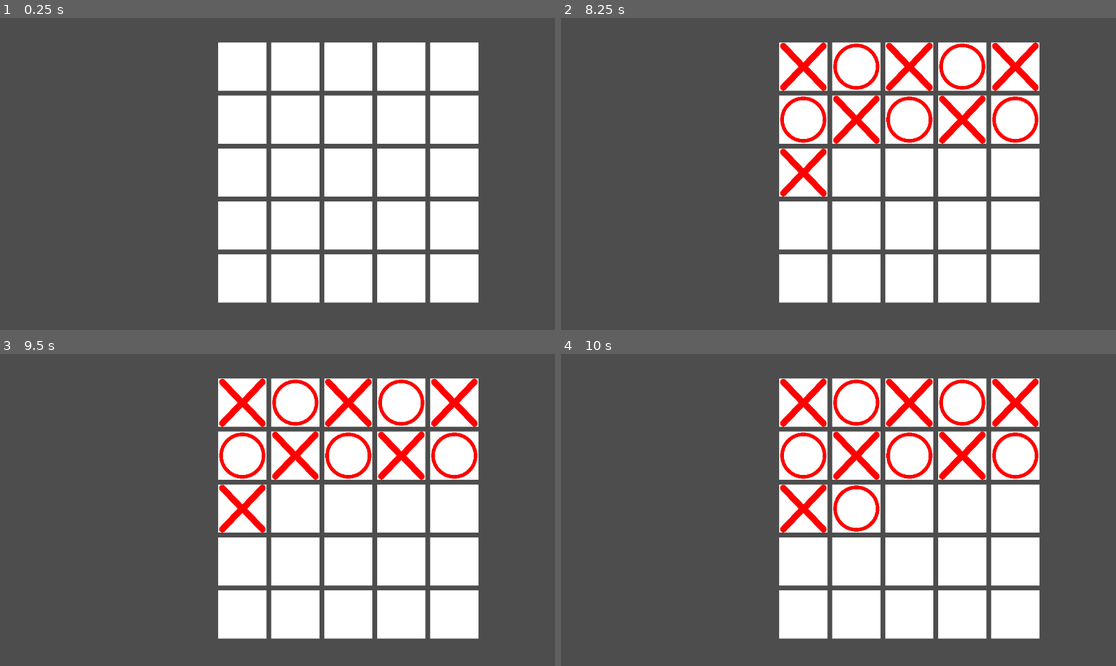
Above: before the commit, frames 1-4 (two rows, left to right).
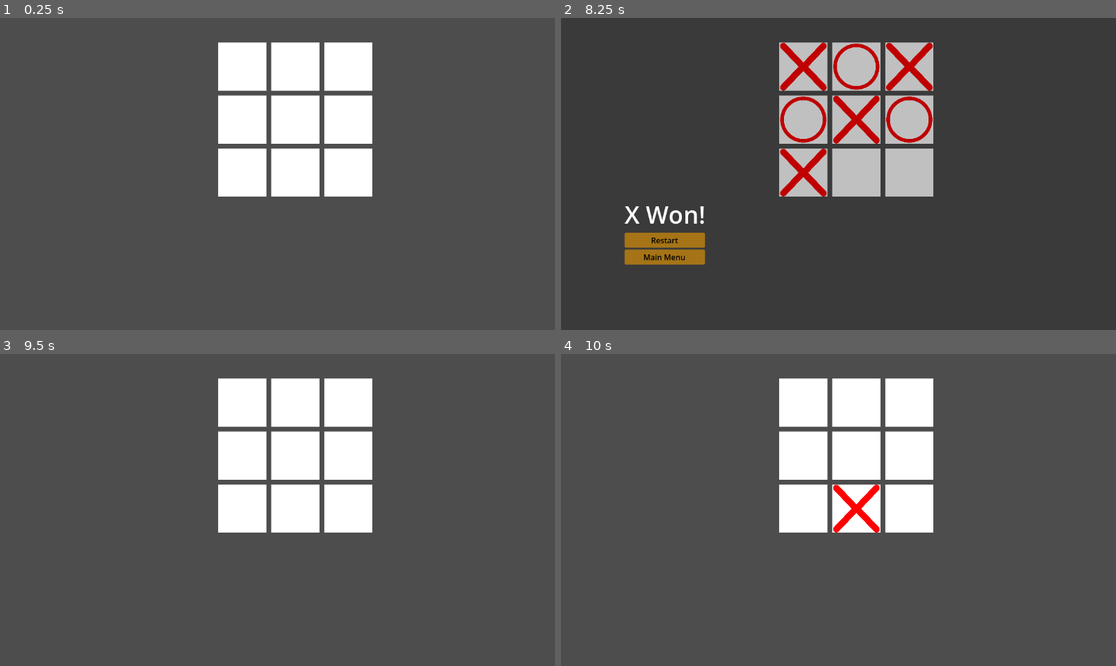
Above: after the commit, the same moments.

Repository: kurikosancode/tic-tac-toe
Game: Godot game, scene res://scene/tic_tac_toe.tscn
Two runs of this game, one before a commit and one after it. Both use one fixed random seed, a clock stepped at 60 frames per second and the inputs below.
Inputs (mouse positions are in pixels of both pictures, inside the frame that each line leads up to):
- Up to frame 1 (0.25 s): no input
- Up to frame 2 (8.25 s): tap Enter at 0.5, 2, 3.5 s; move the mouse to (805, 67) at 0.52 s; click (805, 67) at 0.67 s; tap Space at 1.25, 2.75, 4.25 s; move the mouse to (855, 67) at 1.27 s; click (855, 67) at 1.42 s; move the mouse to (910, 67) at 2.02 s; click (910, 67) at 2.17 s; move the mouse to (960, 67) at 2.77 s; click (960, 67) at 2.92 s; move the mouse to (1016, 67) at 3.52 s; click (1016, 67) at 3.67 s; move the mouse to (805, 120) at 4.27 s; click (805, 120) at 4.42 s; move the mouse to (855, 120) at 5.02 s; click (855, 120) at 5.17 s; move the mouse to (910, 120) at 5.77 s; click (910, 120) at 5.92 s; move the mouse to (960, 120) at 6.52 s; click (960, 120) at 6.67 s; move the mouse to (1016, 120) at 7.27 s; click (1016, 120) at 7.42 s; move the mouse to (805, 174) at 8.02 s; click (805, 174) at 8.17 s
- Up to frame 3 (9.5 s): click (105, 575) at 8.75 s, where only the run after the commit has a clickable "Restart"
- Up to frame 4 (10 s): move the mouse to (855, 510) at 9.52 s; click (855, 510) at 9.67 s

The runs differ from the first frame. In frame 1, 22% of the frame differs, in the area x 39-87%, y 7-92%; in frame 2, 36%, in the area x 11-87%, y 7-92%; in frame 3, 25%; in frame 4, 25%.

Commit message:
added draw and restart

Diff:
--- a/project.godot
+++ b/project.godot
@@ -18,6 +18,7 @@
 [autoload]
 
 GameManager="*uid://dt12wl0fe8kw0"
+SceneManager="*uid://2382i5vwlhd6"
 
 [physics]
 
--- /dev/null
+++ b/scene/main_menu.tscn
@@ -0,0 +1,5 @@
+[gd_scene format=3 uid="uid://bhtxyplrmr5sq"]
+
+[node name="MainMenu" type="Control" unique_id=519075577]
+layout_mode = 3
+anchors_preset = 0
--- a/scene/tic_tac_toe.tscn
+++ b/scene/tic_tac_toe.tscn
@@ -3,6 +3,30 @@
 [ext_resource type="Script" uid="uid://bjd3ppfrjop8m" path="res://script/tic_tac_toe.gd" id="1_r3y54"]
 [ext_resource type="PackedScene" uid="uid://cgpmcpa5p4t2h" path="res://global/GridManager.tscn" id="2_r3y54"]
 [ext_resource type="Script" uid="uid://bmf5h1xwmbxgr" path="res://script/board.gd" id="3_cc6up"]
+
+[sub_resource type="StyleBoxFlat" id="StyleBoxFlat_cc6up"]
+content_margin_left = 4.0
+content_margin_top = 4.0
+content_margin_right = 4.0
+content_margin_bottom = 4.0
+bg_color = Color(0.93032813, 0.6053126, 0, 0.6)
+corner_radius_top_left = 3
+corner_radius_top_right = 3
+corner_radius_bottom_right = 3
+corner_radius_bottom_left = 3
+corner_detail = 5
+
+[sub_resource type="StyleBoxFlat" id="StyleBoxFlat_lq3o6"]
+content_margin_left = 4.0
+content_margin_top = 4.0
+content_margin_right = 4.0
+content_margin_bottom = 4.0
+bg_color = Color(0.6139069, 0.3927364, 0, 0.6)
+corner_radius_top_left = 3
+corner_radius_top_right = 3
+corner_radius_bottom_right = 3
+corner_radius_bottom_left = 3
+corner_detail = 5
 
 [node name="TicTacToe" type="Node2D" unique_id=1997590801]
 script = ExtResource("1_r3y54")
@@ -17,14 +41,6 @@
 layer = 10
 follow_viewport_enabled = true
 
-[node name="Label" type="Label" parent="CanvasLayer" unique_id=68331185]
-offset_left = 145.0
-offset_top = 248.0
-offset_right = 444.0
-offset_bottom = 317.0
-theme_override_font_sizes/font_size = 50
-text = "Wassap nigg"
-
 [node name="ColorRect" type="ColorRect" parent="CanvasLayer" unique_id=315868178]
 anchors_preset = 15
 anchor_right = 1.0
@@ -34,3 +50,33 @@
 mouse_filter = 2
 color = Color(0, 0, 0, 0.24705882)
 metadata/_edit_use_anchors_ = true
+
+[node name="CenterContainer" type="CenterContainer" parent="CanvasLayer" unique_id=1746426852]
+offset_left = 132.0
+offset_top = 373.0
+offset_right = 172.0
+offset_bottom = 413.0
+
+[node name="VBoxContainer" type="VBoxContainer" parent="CanvasLayer/CenterContainer" unique_id=853507595]
+layout_mode = 2
+
+[node name="Label" type="Label" parent="CanvasLayer/CenterContainer/VBoxContainer" unique_id=68331185]
+layout_mode = 2
+theme_override_font_sizes/font_size = 50
+text = "Wassap nigg"
+
+[node name="Button" type="Button" parent="CanvasLayer/CenterContainer/VBoxContainer" unique_id=519819015]
+layout_mode = 2
+theme_override_colors/font_color = Color(0, 0, 0, 1)
+theme_override_styles/normal = SubResource("StyleBoxFlat_cc6up")
+theme_override_styles/hover = SubResource("StyleBoxFlat_lq3o6")
+text = "Restart"
+
+[node name="Button2" type="Button" parent="CanvasLayer/CenterContainer/VBoxContainer" unique_id=159801609]
+layout_mode = 2
+theme_override_colors/font_color = Color(0, 0, 0, 1)
+theme_override_styles/normal = SubResource("StyleBoxFlat_cc6up")
+theme_override_styles/hover = SubResource("StyleBoxFlat_lq3o6")
+text = "Main Menu"
+
+[connection signal="pressed" from="CanvasLayer/CenterContainer/VBoxContainer/Button" to="." method="_on_button_pressed"]
--- a/script/constants.gd
+++ b/script/constants.gd
@@ -8,5 +8,8 @@
 const cross_path = "res://assets/cross.png"
 
 const CELL_SIZE = 100
-const CELLS = 5
+const CELLS = 3
 const PADDING = 10
+
+const MENU_PATH = "res://scene/main_menu.tscn"
+const GAME_PATH = "res://scene/tic_tac_toe.tscn"
--- a/script/grid_manager.gd
+++ b/script/grid_manager.gd
@@ -2,6 +2,7 @@
 
 var size
 var grid = []
+var remaining
 
 const cell_state = Constants.CellState
 var turn = cell_state.X
@@ -15,6 +16,7 @@
 
 func init(size: int) -> void:
 	self.size = size
+	self.remaining = size * size
 	init_grid(size)
 
 
@@ -28,8 +30,11 @@
 
 	if turn == cell_state.X: turn = cell_state.O
 	else: turn = cell_state.X
+	remaining -= 1
+	check_if_win(y, x)
+	if remaining == 0 and not GameManager.is_game_over:
+		GameManager.game_over.emit(cell_state.EMPTY)
 
-	check_if_win(y, x)
 
 
 func check_if_win(y: int, x: int) -> void:
--- /dev/null
+++ b/script/scene_manager.gd
@@ -0,0 +1,8 @@
+extends Node
+
+# could make this into a dictionary so that they can just call the dict
+func go_to_menu():
+	get_tree().change_scene_to_file(Constants.MENU_PATH)
+
+func start_game():
+	get_tree().change_scene_to_file(Constants.GAME_PATH)
--- a/script/tic_tac_toe.gd
+++ b/script/tic_tac_toe.gd
@@ -1,26 +1,38 @@
 extends Node2D
 
 @onready var grid_manager: Node2D = $GridManager
-
+@onready var button: Button = $CanvasLayer/CenterContainer/VBoxContainer/Button
+@onready var label: Label = $CanvasLayer/CenterContainer/VBoxContainer/Label
 
 @onready var board: Node2D = $Board
-
+@onready var button_2: Button = $CanvasLayer/CenterContainer/VBoxContainer/Button2
 @onready var color_rect: ColorRect = $CanvasLayer/ColorRect
-@onready var label: Label = $CanvasLayer/Label
 
 func _ready() -> void:
 	board.grid_manager = grid_manager
 	label.hide()
+	button.hide()
+	button_2.hide()
 	color_rect.hide()
 	grid_manager.init(Constants.CELLS)
 	board.add_cells()
 	GameManager.game_over.connect(game_over)
 
 func game_over(player: Constants.CellState) -> void:
-	var message = Constants.cell_values[player] + " Won!"
+	var message
+	if player == Constants.CellState.EMPTY:
+		message = "It's a Draw!"
+	else:
+		message = Constants.cell_values[player] + " Won!"
 	label.text = message
 	label.show()
 	color_rect.show()
+	button.show()
+	button_2.show()
 
-func _process(delta: float) -> void:
-	pass
+func restart_game():
+	get_tree().reload_current_scene()
+	GameManager.is_game_over = false
+
+func _on_button_pressed() -> void:
+	restart_game()
Not shown, added: script/scene_manager.gd.uid
